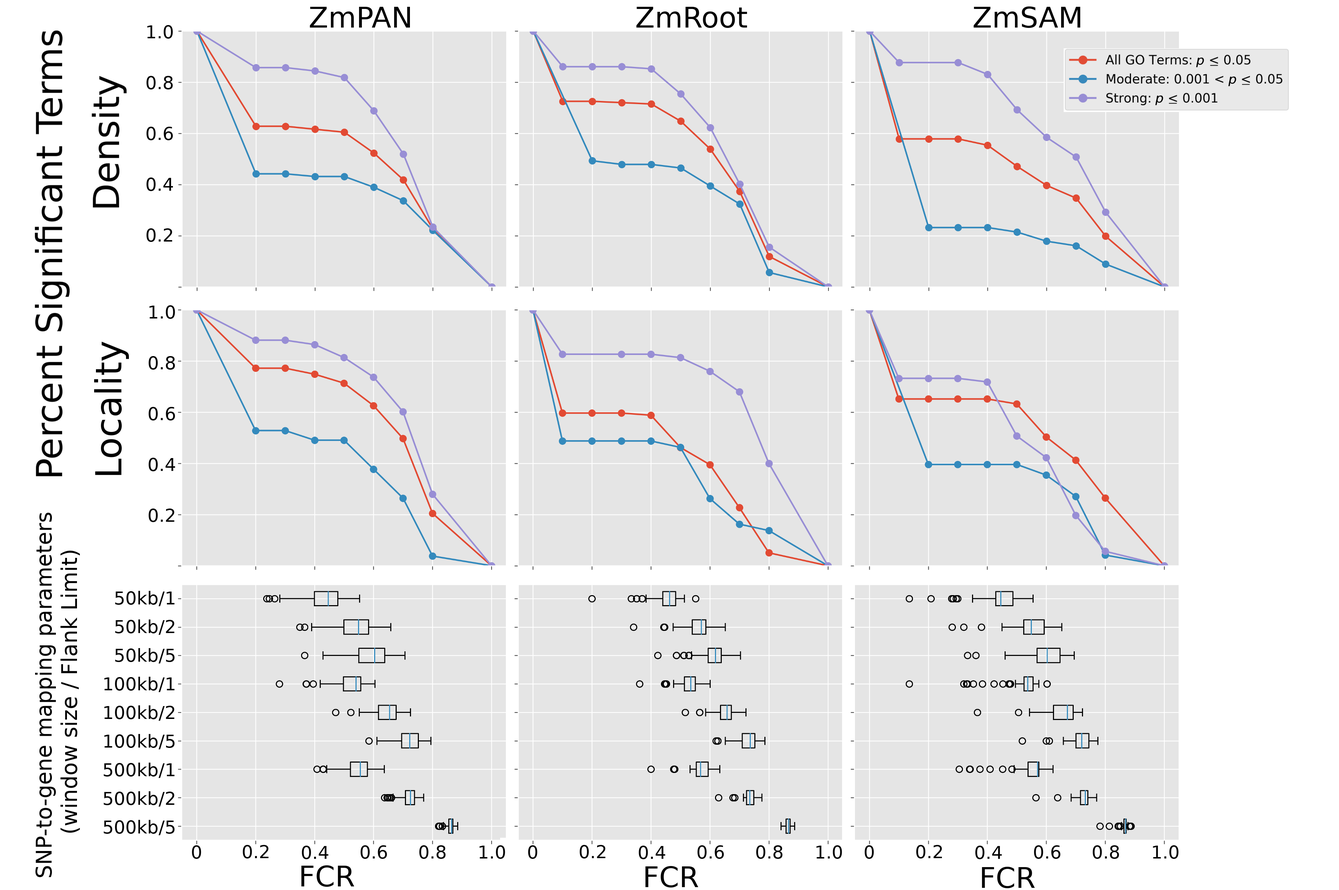
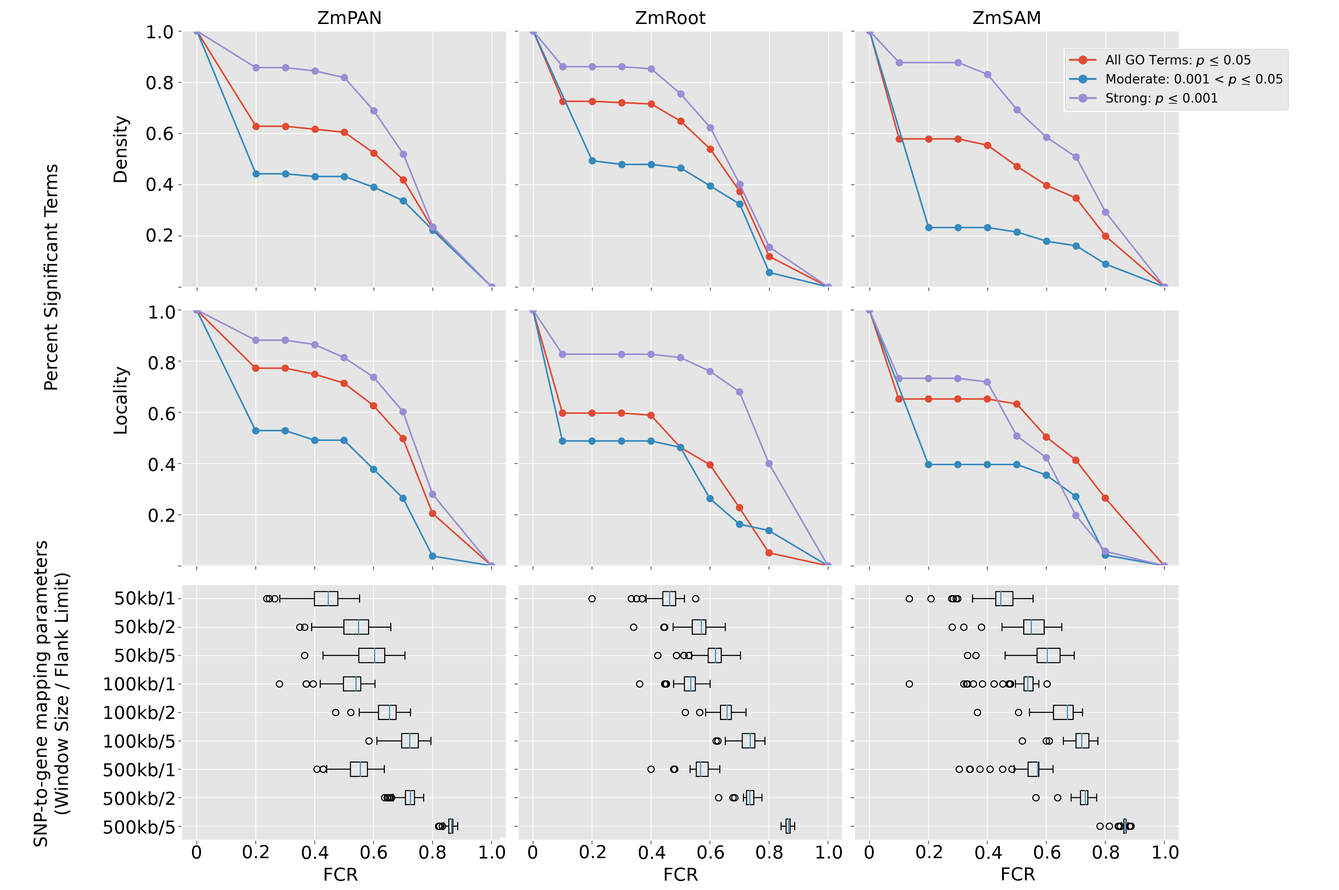
Layers edited between the first and the second 1339x890 image:
moved "Transformation" above "Xaxis copy #1", painted on it over [91, 75, 131, 208]
moved "FCR" out of group "X labels", painted on it over [300, 865, 358, 887]
added layer "FCR #2" above "FCR #1" over [1001, 867, 1036, 881]
renamed "FCR #2" to "FCR #1", moved it out of group "X labels", painted on it over [644, 866, 699, 888]
removed layer "FCR #3" from group "X labels" over [981, 866, 1035, 889]
painted on "ZmSAM" over [972, 6, 1081, 28]
painted on "ZmRoot" over [635, 6, 747, 28]
painted on "ZmPAN" over [309, 6, 410, 28]
renamed "Transformation #1" to "Percent Significant Terms #1", moved it above "SNP-to-gene mapping parameters... #1", painted on it over [34, 30, 70, 477]
renamed "Transformation #2" to "SNP-to-gene mapping parameters... #1", moved it above "Locality", painted on it over [32, 512, 80, 878]
renamed "Locality #1" to "Locality", moved it above "Density", painted on it over [94, 341, 131, 476]
